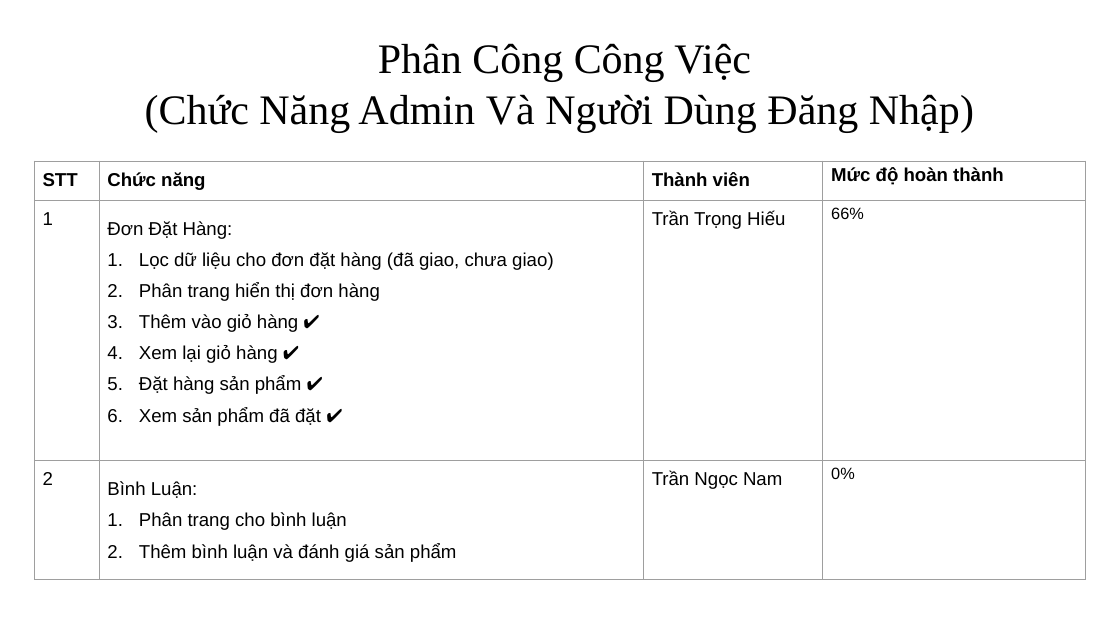
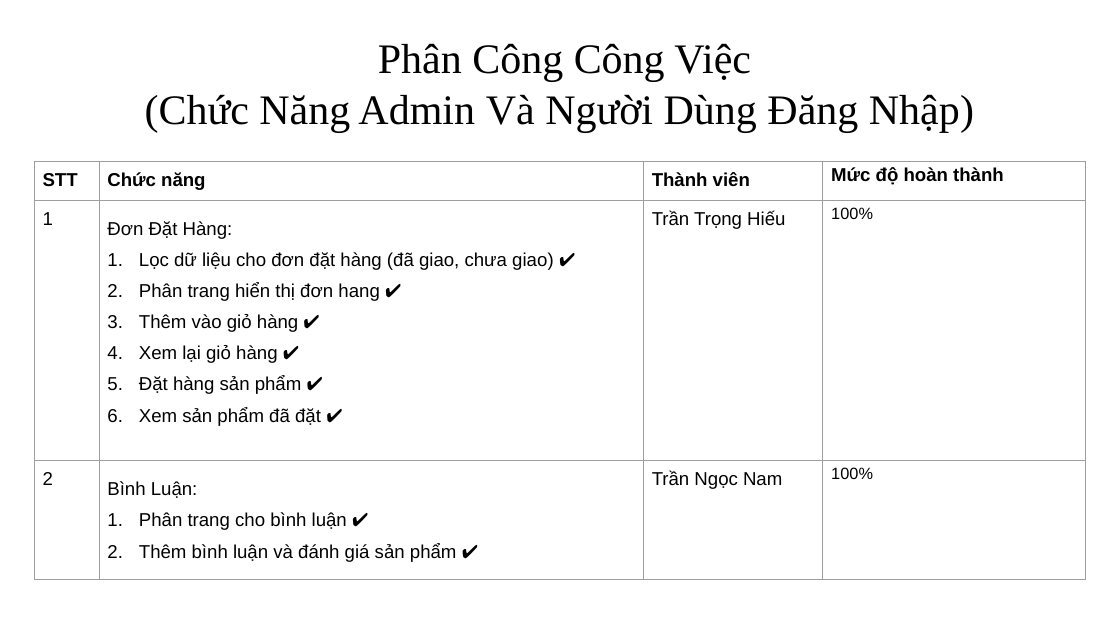
Before and after one commit to tronghieu60s/nhom2-be2-st4, a slide deck: slide 4 of reports/Daily Scrum/Bao_Cao_Tien_Do_Cong_Viec_19-05-2021.pptx. Drawn at 1120x630 pixels with LibreOffice and Linux fonts; fonts in the diff are those of the drawing. Boxes give left, top, right and bottom in pixels: in the first picture for what was removed or moved away, otherwise in the second. Text is boxed around its words. In the diff, an @@ line names an element or a change of style, - is before the commit and + after.

```diff
--- a/reports/Daily Scrum/Bao_Cao_Tien_Do_Cong_Viec_19-05-2021.pptx
+++ b/reports/Daily Scrum/Bao_Cao_Tien_Do_Cong_Viec_19-05-2021.pptx
@@ table at (x1=34, y1=161, x2=1086, y2=581) @@
-row 2, column 2: Đơn Đặt Hàng: / Lọc dữ liệu cho đơn đặt hàng (đã giao, chưa giao) / Phân trang hiển thị đơn hàng / Thêm vào giỏ hàng ✔️ / Xem lại giỏ hàng ✔️ / Đặt hàng sản phẩm ✔️ / Xem sản phẩm đã đặt ✔️
+row 2, column 2: Đơn Đặt Hàng: / Lọc dữ liệu cho đơn đặt hàng (đã giao, chưa giao) ✔️ / Phân trang hiển thị đơn hang ✔️ / Thêm vào giỏ hàng ✔️ / Xem lại giỏ hàng ✔️ / Đặt hàng sản phẩm ✔️ / Xem sản phẩm đã đặt ✔️
-row 2, column 4: 66%
+row 2, column 4: 100%
-row 3, column 2: Bình Luận: / Phân trang cho bình luận / Thêm bình luận và đánh giá sản phẩm
+row 3, column 2: Bình Luận: / Phân trang cho bình luận ✔️ / Thêm bình luận và đánh giá sản phẩm ✔️
-row 3, column 4: 0%
+row 3, column 4: 100%
```
Also in this commit, not shown: 1 other slide changed, 2 other files.
